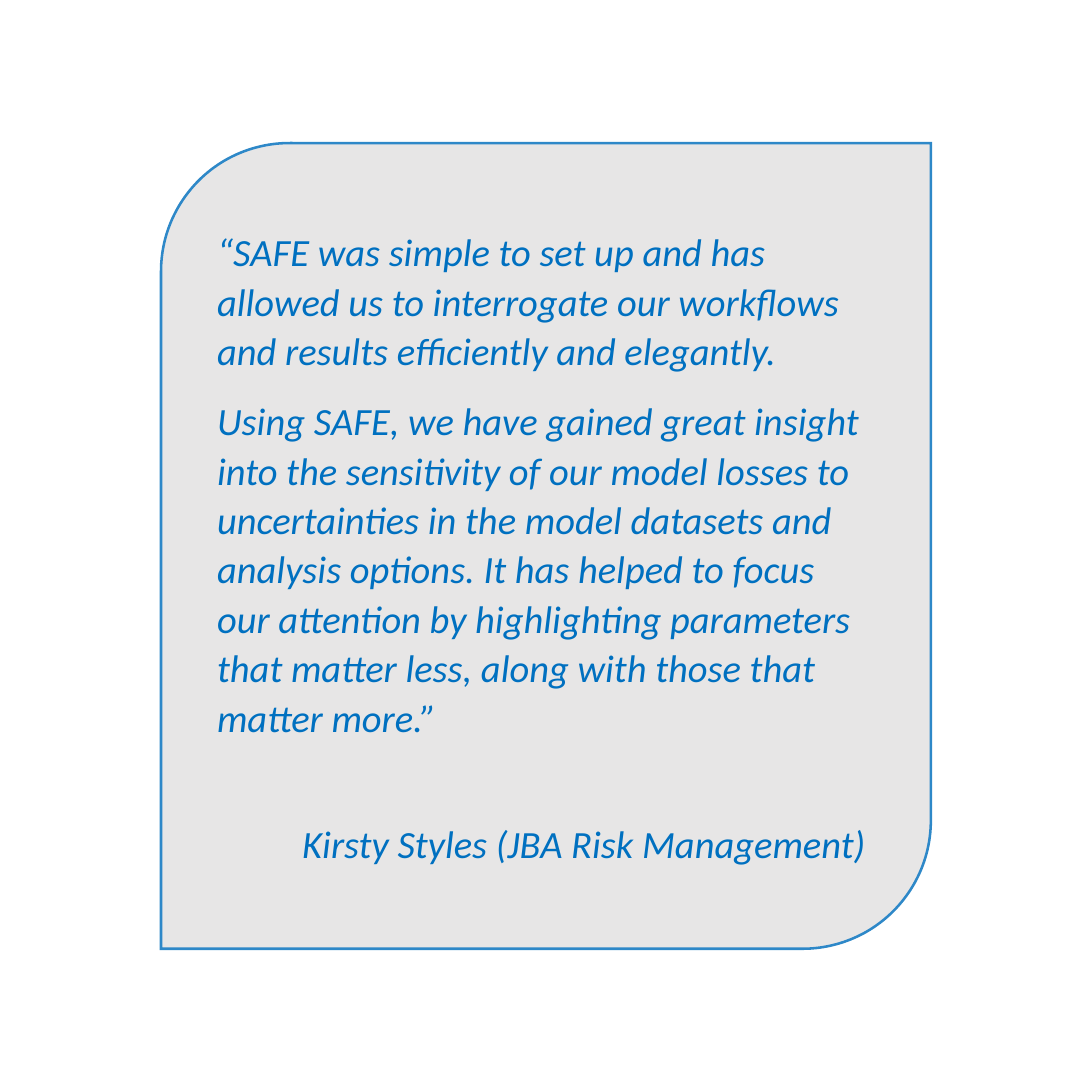
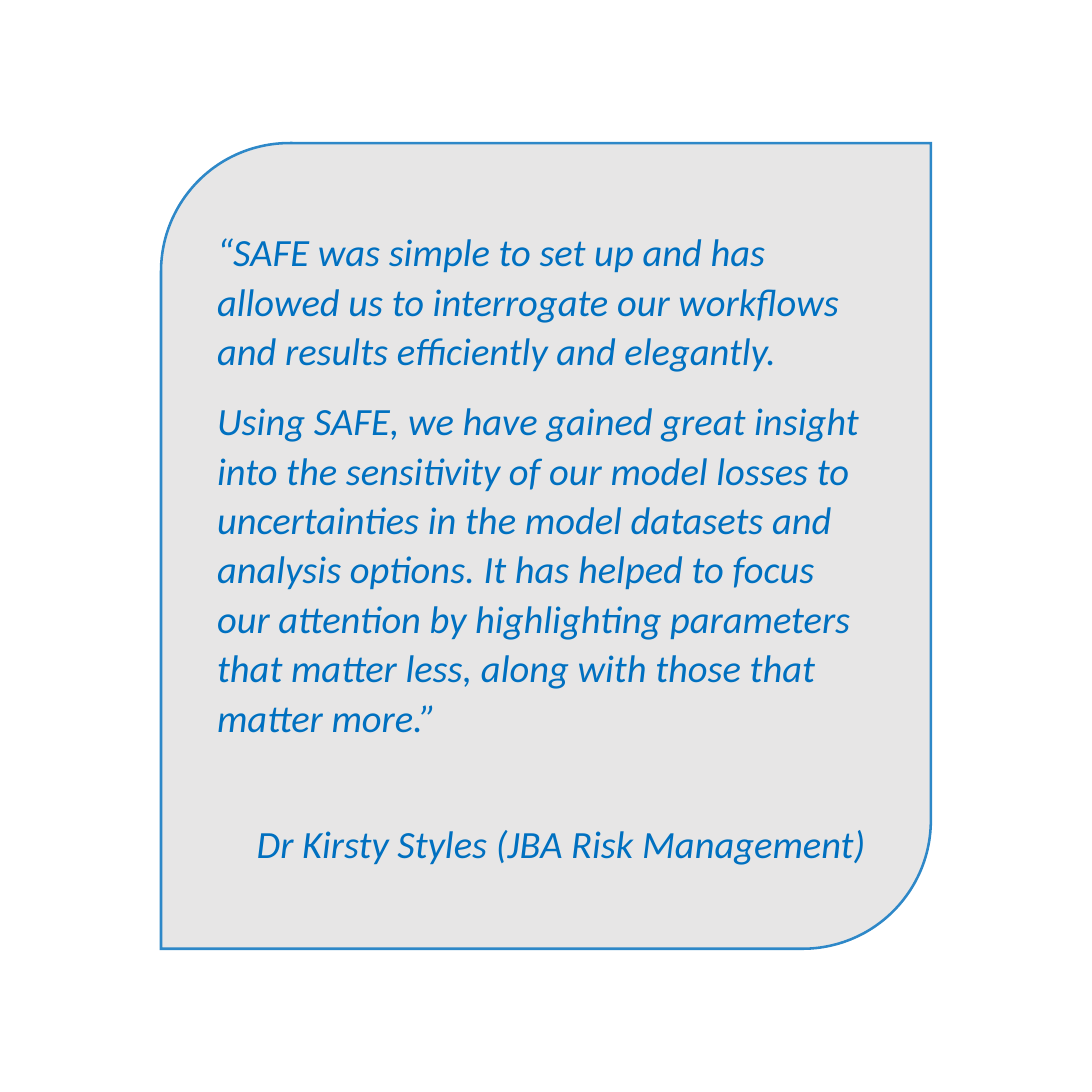
Before and after one commit to valnoacco/SAFE-insurance, a slide deck: slide 1 of JBA_quote.pptx. Drawn at 1092x1092 pixels with LibreOffice and Linux fonts; fonts in the diff are those of the drawing. Boxes give left, top, right and bottom in pixels: in the first picture for what was removed or moved away, otherwise in the second. Text is boxed around its words. In the diff, an @@ line names an element or a change of style, - is before the commit and + after.

```diff
--- a/JBA_quote.pptx
+++ b/JBA_quote.pptx
@@ text in round diag rect at (257, 830, 865, 865): text changed @@
-Kirsty Styles (JBA Risk Management)
+Dr Kirsty Styles (JBA Risk Management)
```
Also in this commit, not shown: 28 other files.
